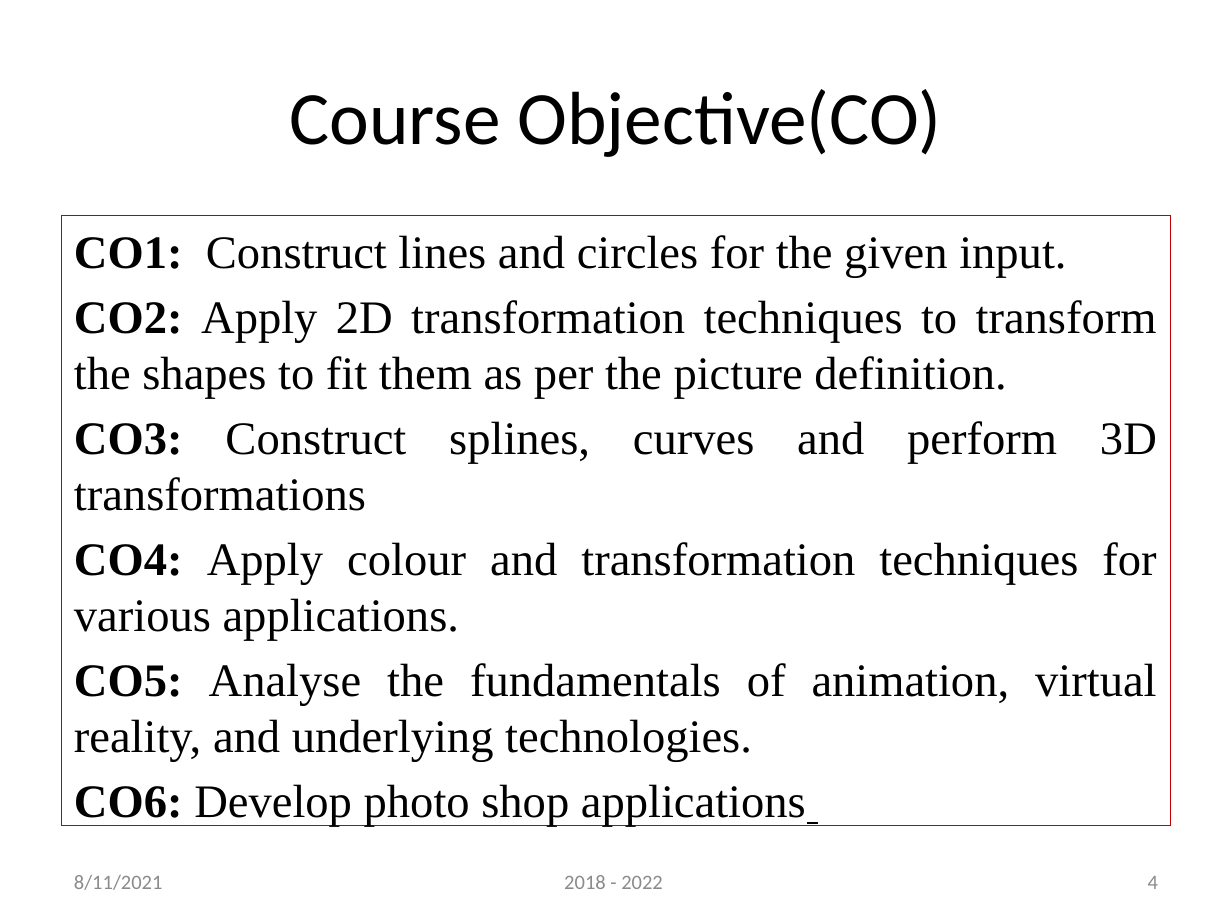
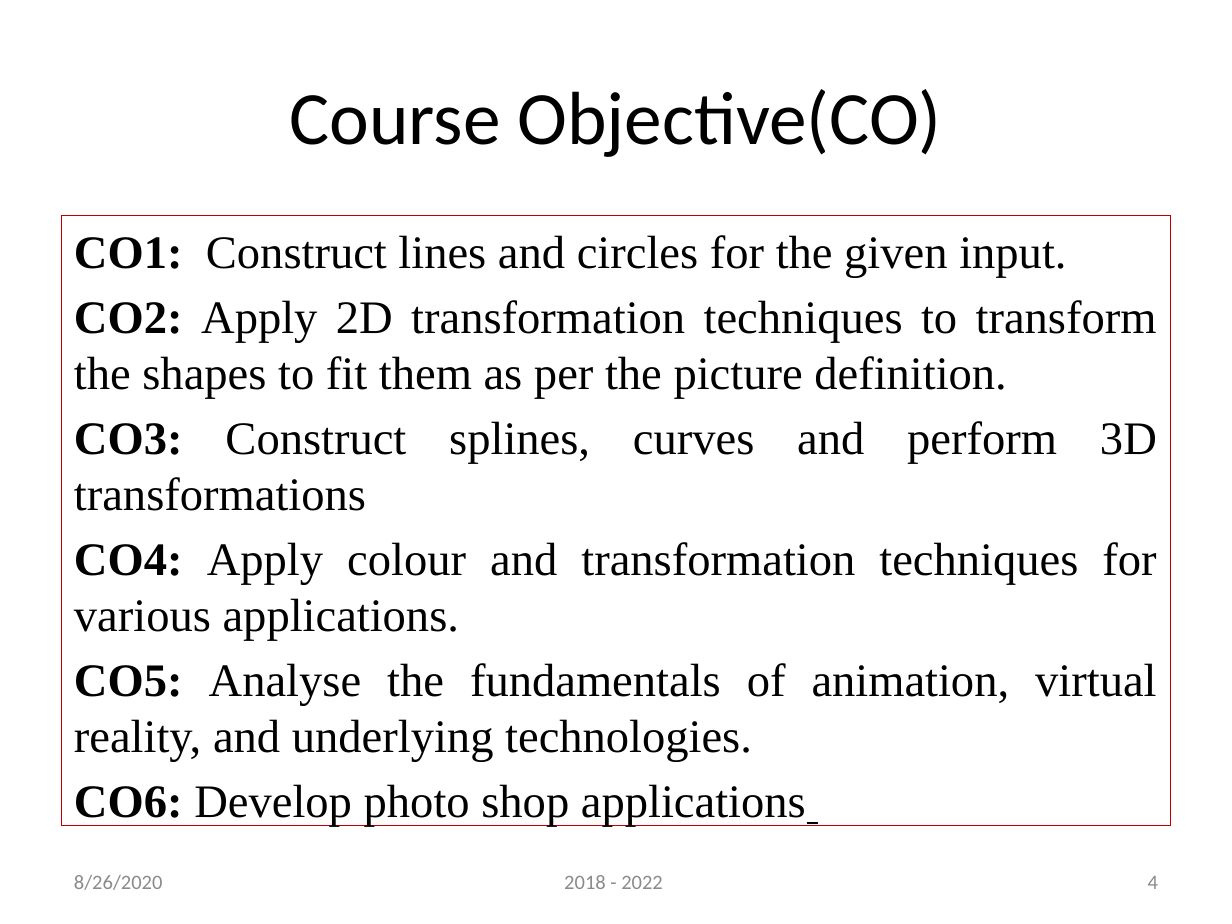
Before and after one commit to TITAN-LIBRARY/SIST-SEM5, a slide deck: slide 4 of Computer Graphics/UNIT 1- PART_II.pptx. Drawn at 1232x924 pixels with LibreOffice and Linux fonts; fonts in the diff are those of the drawing; background and template pictures are left out. Boxes give left, top, right and bottom in pixels: in the first picture for what was removed or moved away, otherwise in the second. Text is boxed around its words. In the diff, an @@ line names an element or a change of style, - is before the commit and + after.

```diff
--- a/Computer Graphics/UNIT 1- PART_II.pptx
+++ b/Computer Graphics/UNIT 1- PART_II.pptx
@@ text at box(74, 875, 163, 890): text changed @@
-8/11/2021
+8/26/2020
```
Also in this commit, not shown: 48 other slides changed, 33 other files.
